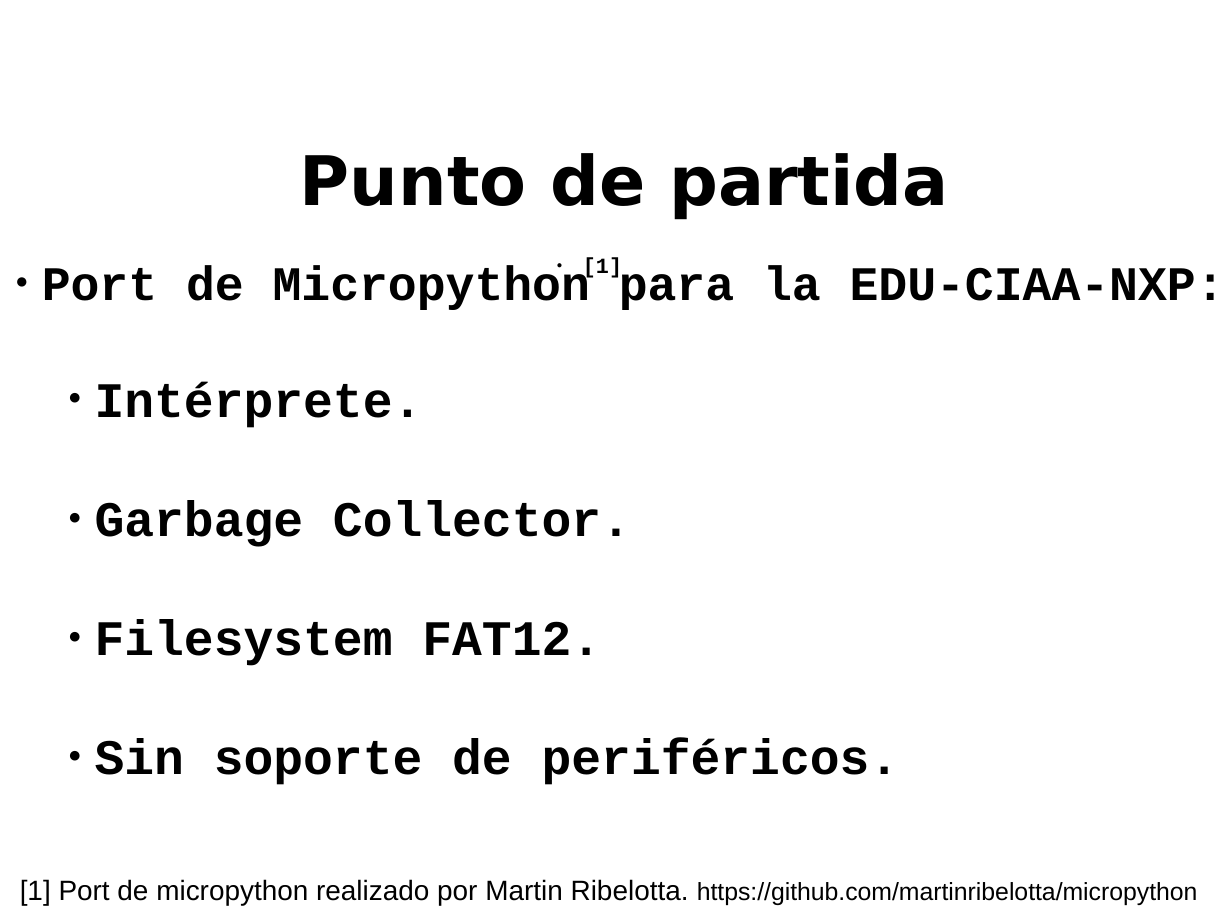
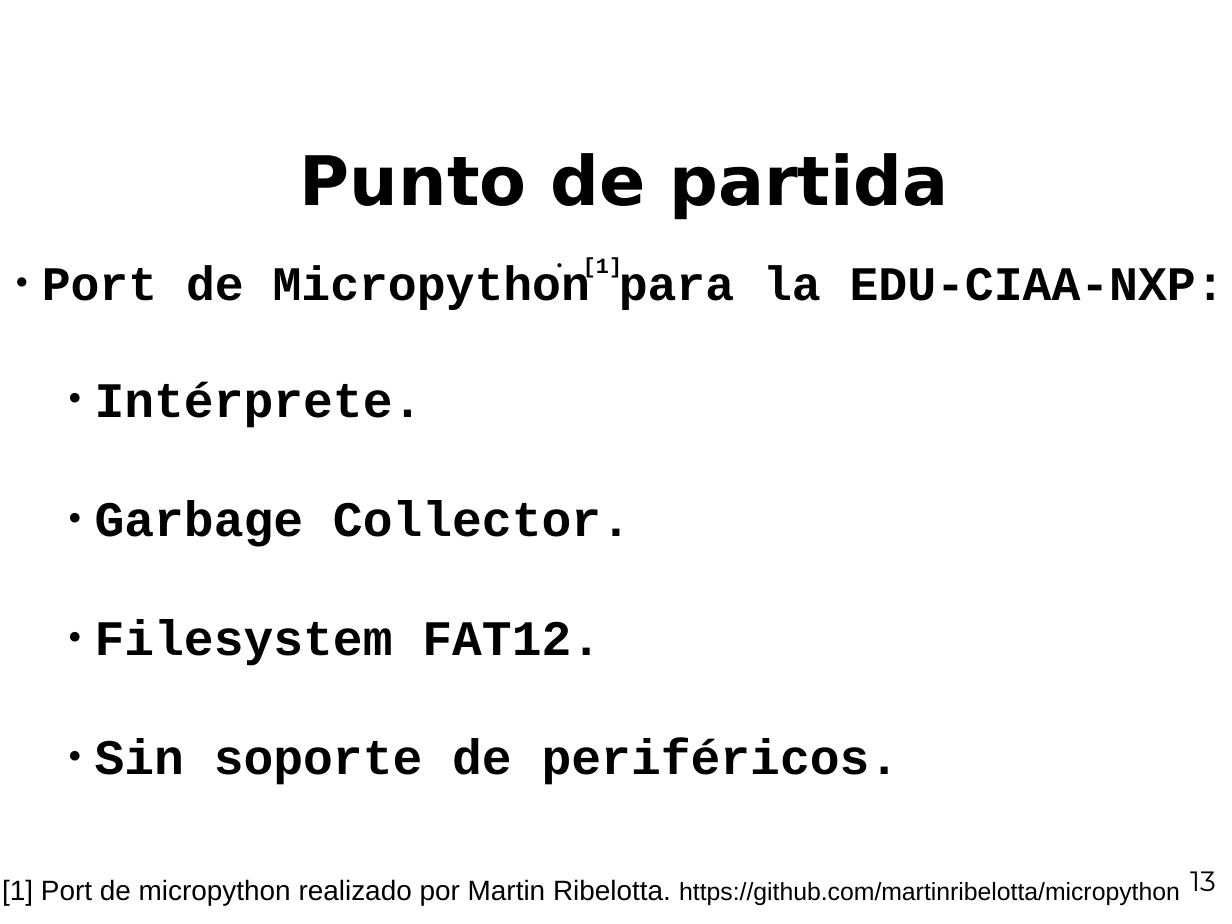
Before and after one commit to ernesto-g/tpfinalcese, a slide deck: slide 14 of presentacion/presentacion_v1.odp. Drawn at 1232x924 pixels with LibreOffice and Linux fonts; fonts in the diff are those of the drawing; background and template pictures are left out. Boxes give left, top, right and bottom in pixels: in the first picture for what was removed or moved away, otherwise in the second. Text is boxed around its words. In the diff, an @@ line names an element or a change of style, - is before the commit and + after.

```diff
--- a/presentacion/presentacion_v1.odp
+++ b/presentacion/presentacion_v1.odp
@@ text "[1] Port de micropython realizado ...": place and size @@
-text "[1] Port de micropython realizado ..." at [20, 879, 1198, 905]
+text "[1] Port de micropython realizado ..." at [2, 879, 1180, 905]
@@ text added at [1190, 871, 1216, 891], 18 pt, text #000000 @@
+13
```
Also in this commit, not shown: 27 other slides changed, 3 slides added, 2 slides removed, 7 other files.
